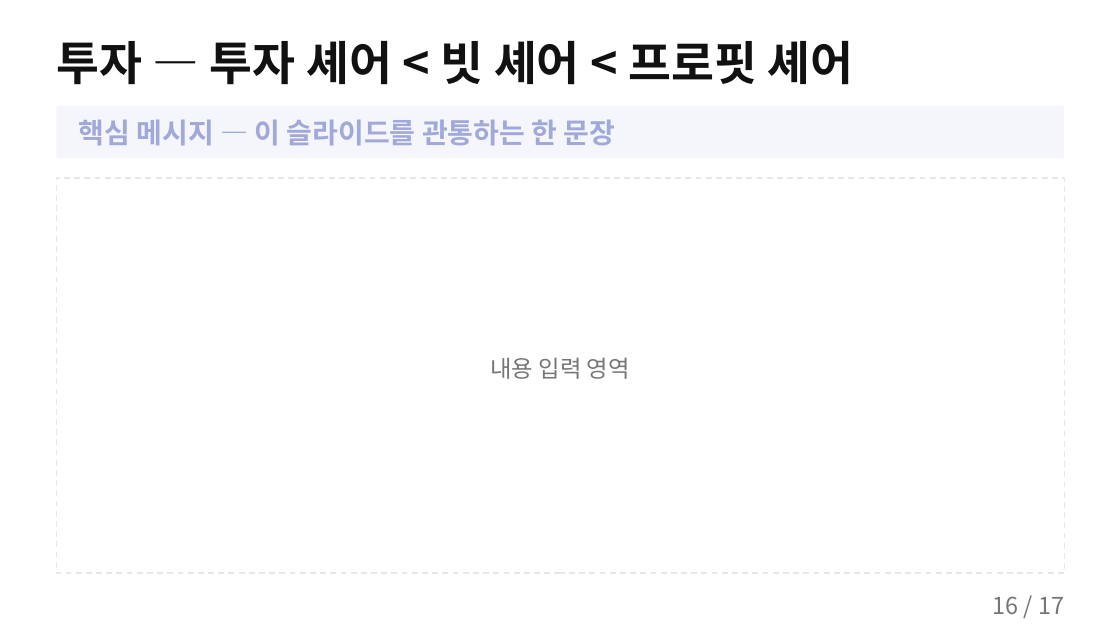
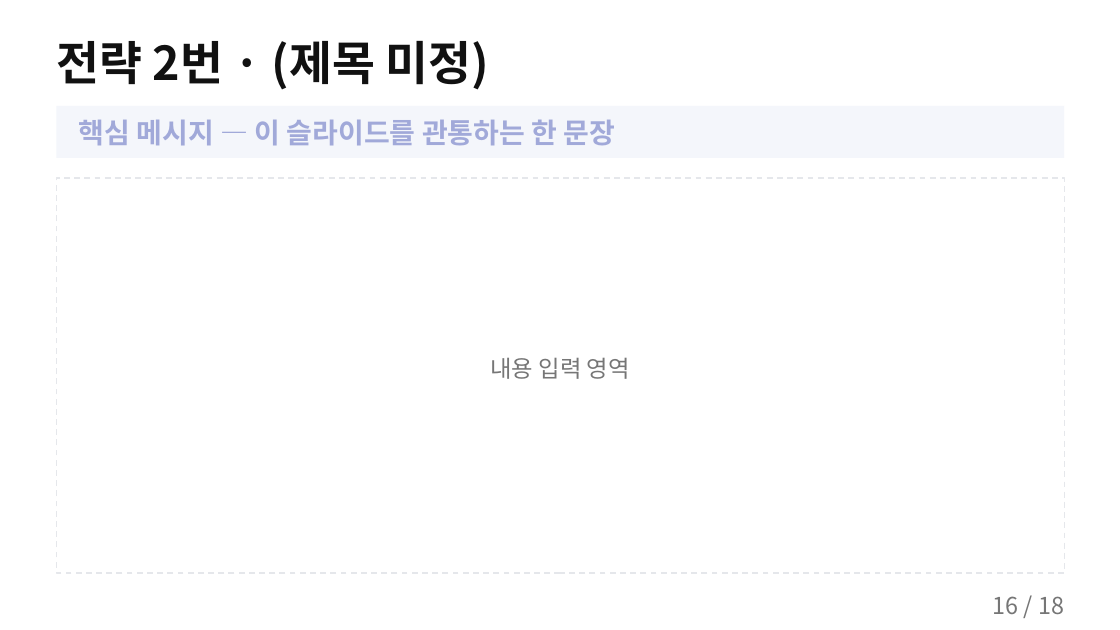
Before and after one commit to k31001/action-learning, a slide deck: slide 16 of outputs/presentation/storyline-common-overview.pptx. Drawn at 1120x630 pixels with LibreOffice and Linux fonts; fonts in the diff are those of the drawing. Boxes give left, top, right and bottom in pixels: in the first picture for what was removed or moved away, otherwise in the second. Text is boxed around its words. In the diff, an @@ line names an element or a change of style, - is before the commit and + after.

```diff
--- a/outputs/presentation/storyline-common-overview.pptx
+++ b/outputs/presentation/storyline-common-overview.pptx
@@ text at bbox=[56, 41, 489, 90]: text changed @@
-투자 — 투자 셰어 < 빗 셰어 < 프로핏 셰어
+전략 2번 · (제목 미정)
@@ text at bbox=[993, 596, 1064, 614]: text changed @@
-16 / 17
+16 / 18
```
Also in this commit, not shown: 14 other slides changed, 2 slides added, 1 slide removed, 4 other files.
